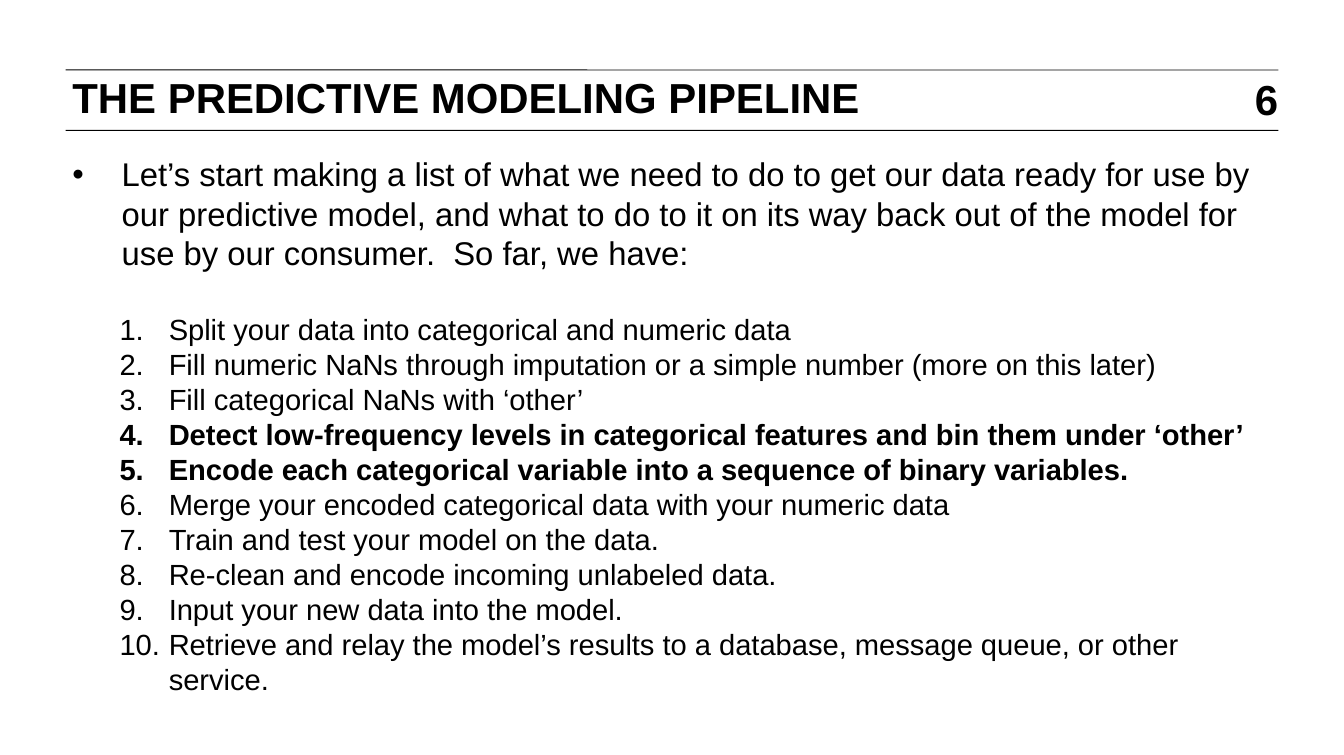
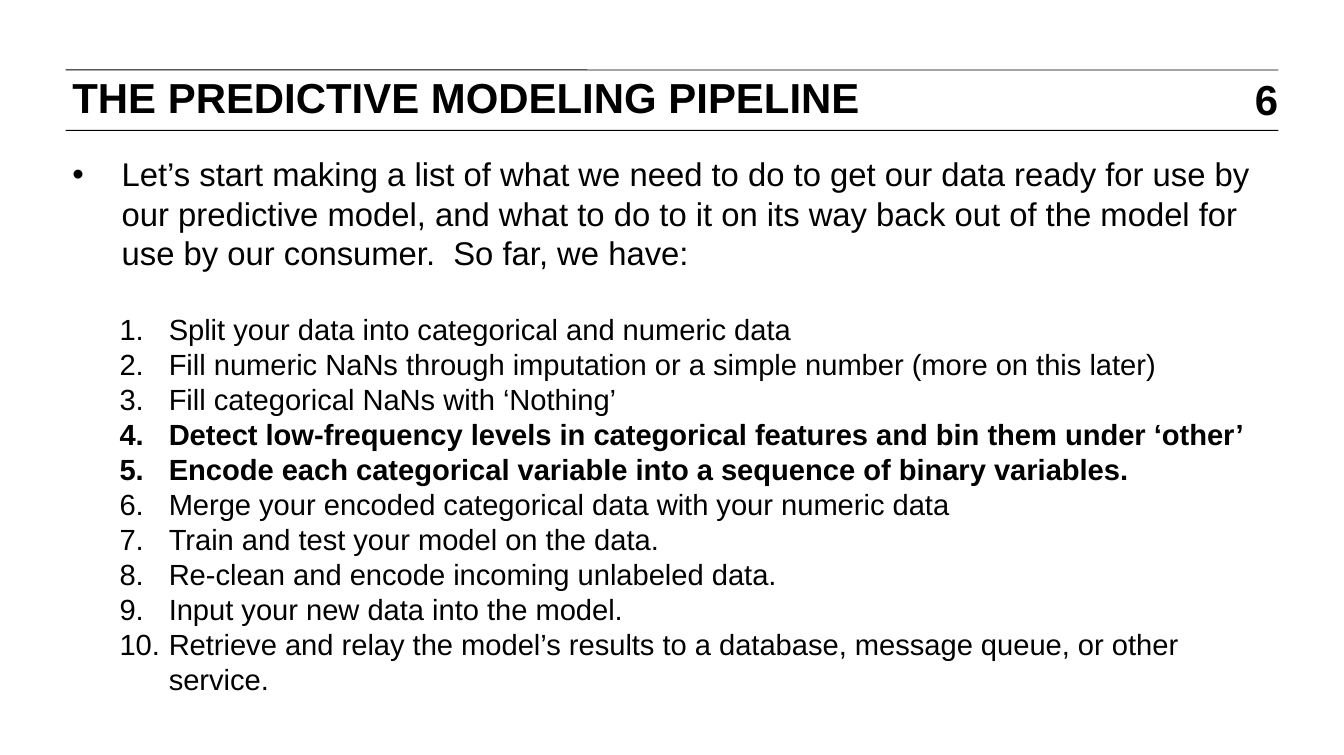
Before and after one commit to bbalin12/DAT5_BOS, a slide deck: slide 6 of slides/09_data_cleaning_and_manipulation.pptx. Drawn at 1344x755 pixels with LibreOffice and Linux fonts; fonts in the diff are those of the drawing. Boxes give left, top, right and bottom in pixels: in the first picture for what was removed or moved away, otherwise in the second. Text is boxed around its words. In the diff, an @@ line names an element or a change of style, - is before the commit and + after.

```diff
--- a/slides/09_data_cleaning_and_manipulation.pptx
+++ b/slides/09_data_cleaning_and_manipulation.pptx
@@ text at (169, 389, 616, 416): text changed @@
-  3. Fill categorical NaNs with ‘other’
+  3. Fill categorical NaNs with ‘Nothing’
```
Also in this commit, not shown: 3 other slides changed, 2 other files.
